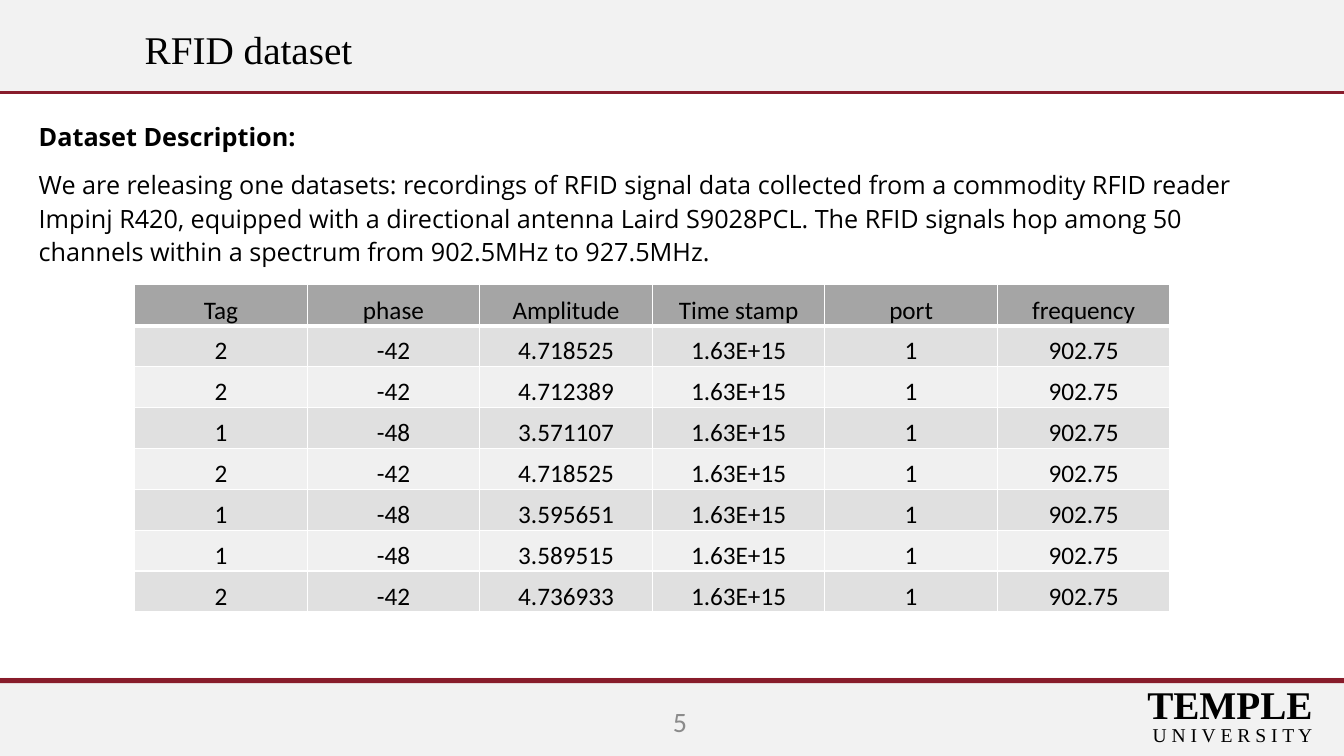
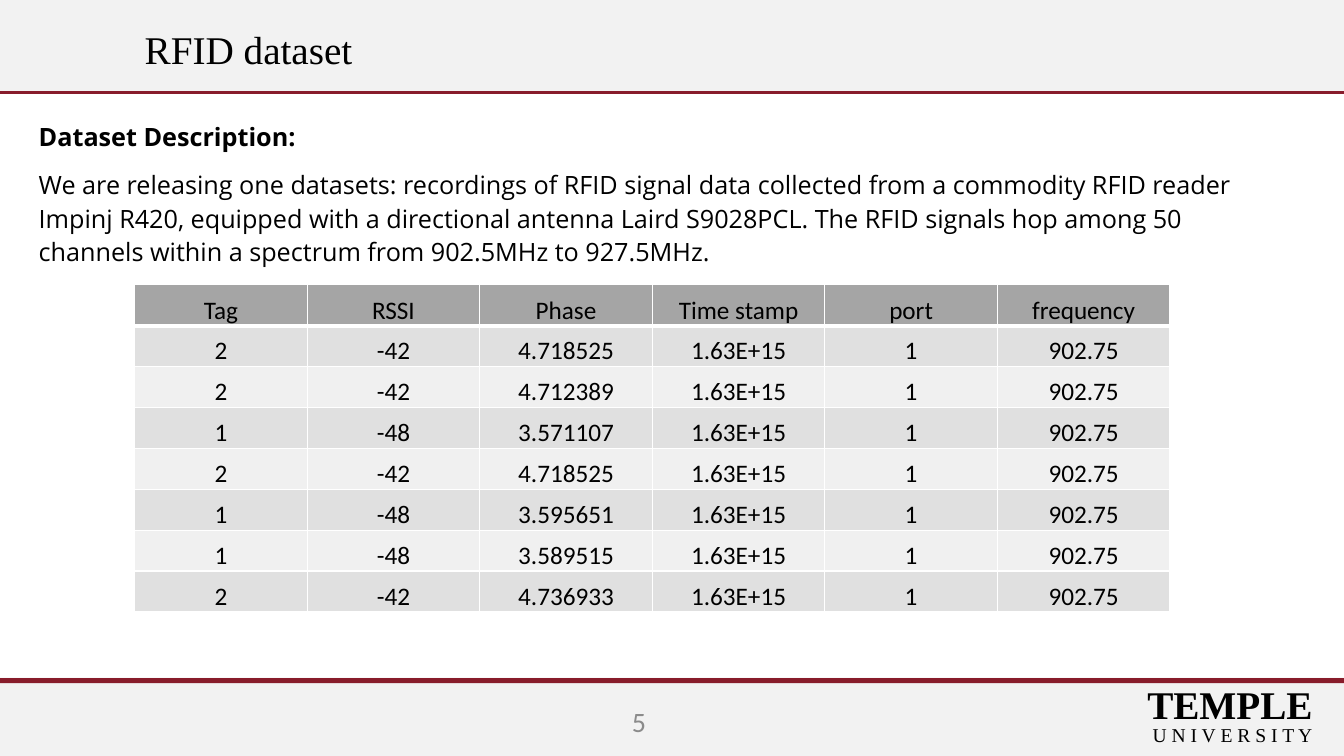
Before and after one commit to data-website/data-website.github.io, a slide deck: slide 6 of CCRI Project.pptx. Drawn at 1344x756 pixels with LibreOffice and Linux fonts; fonts in the diff are those of the drawing; background and template pictures are left out. Boxes give left, top, right and bottom in pixels: in the first picture for what was removed or moved away, otherwise in the second. Text is boxed around its words. In the diff, an @@ line names an element or a change of style, - is before the commit and + after.

```diff
--- a/CCRI Project.pptx
+++ b/CCRI Project.pptx
@@ table at box(135, 285, 1170, 612) @@
-row 1, column 2: phase
+row 1, column 2: RSSI
-row 1, column 3: Amplitude
+row 1, column 3: Phase
@@ page number: place and size @@
-page number at box(673, 714, 687, 732)
+page number at box(632, 714, 646, 732)
```
Also in this commit, not shown: 7 other slides changed, 5 slides added, 1 slide removed, 58 other files.
